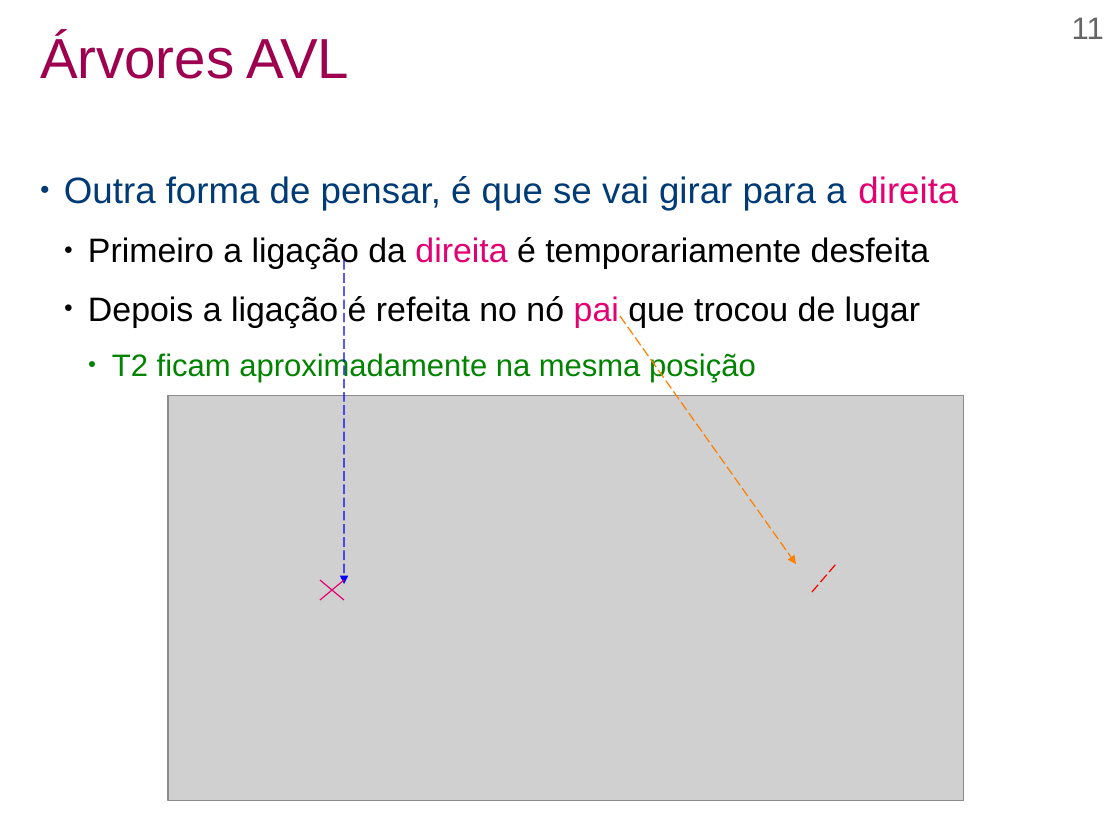
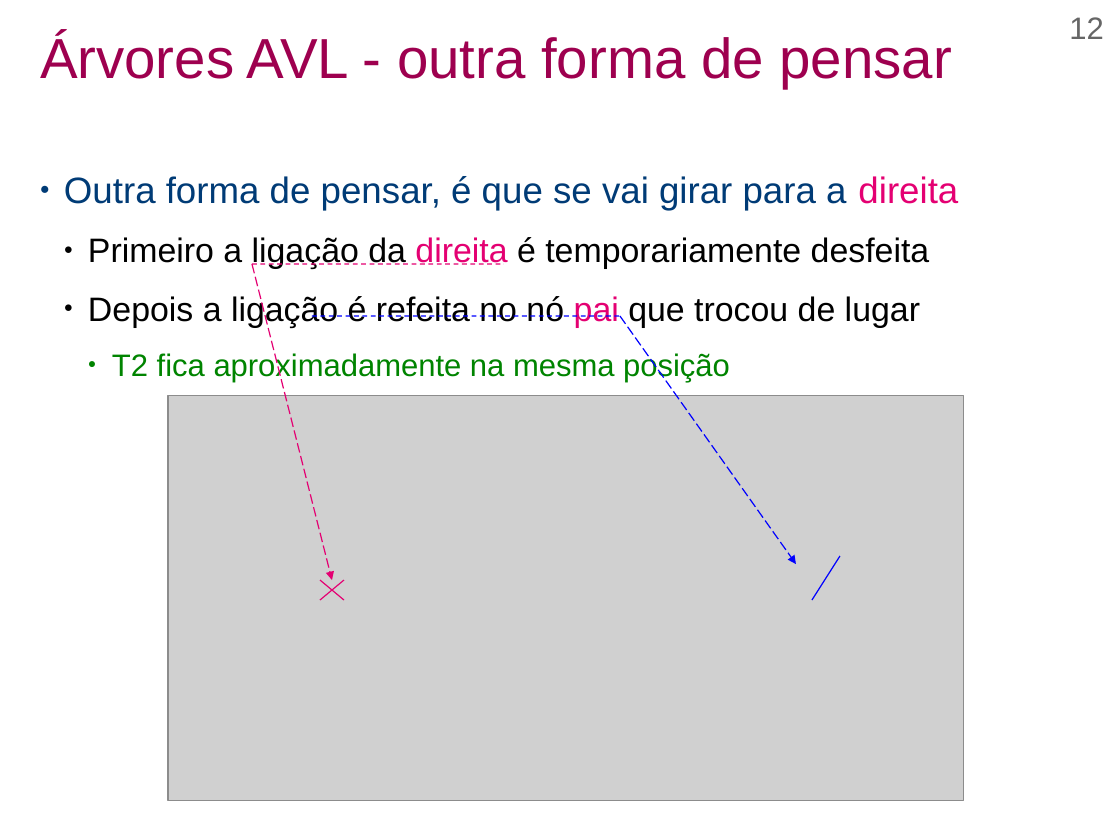
Before and after one commit to efurlanm/teaching, a slide deck: slide 12 of aed/AED-U3S3-Arvores.odp (slide 11 before the commit). Drawn at 1120x840 pixels with LibreOffice and Linux fonts; fonts in the diff are those of the drawing; grey boxes stand for pictures. Boxes give left, top, right and bottom in pixels: in the first picture for what was removed or moved away, otherwise in the second. Text is boxed around its words. In the diff, an @@ line names an element or a change of style, - is before the commit and + after.

```diff
--- a/aed/AED-U3S3-Arvores.odp
+++ b/aed/AED-U3S3-Arvores.odp
@@ page number at (1069, 17, 1103, 39): text changed @@
-11
+12
@@ title at (40, 33, 953, 88): text changed @@
-Árvores AVL
+Árvores AVL - outra forma de pensar
@@ arrow moved from (345, 260) - (345, 584) to (252, 264) - (332, 580) @@
@@ arrow (252, 264) - (332, 580): stroke #0000FF 0.85 pt dashed to #E40072 0.85 pt dashed @@
@@ line added from (252, 264) to (504, 264), #E40072 0.85 pt dashed @@
@@ line added from (312, 316) to (620, 316), #0000FF 0.85 pt dashed @@
@@ arrow (620, 316) - (796, 564): stroke #FE7F00 0.85 pt dashed to #0000FF 0.85 pt dashed @@
@@ text at (112, 352, 730, 383): text changed @@
-    ● T2 ficam aproximadamente na mesma posição
+    ● T2 fica aproximadamente na mesma posição
@@ line moved from (812, 593) - (836, 564) to (812, 601) - (841, 556) @@
@@ line (812, 601) - (841, 556): stroke #FF0000 0.85 pt dashed to #0000FF 0.85 pt @@
```
Also in this commit, not shown: 18 other slides changed, 2 slides added, 3 other files.
